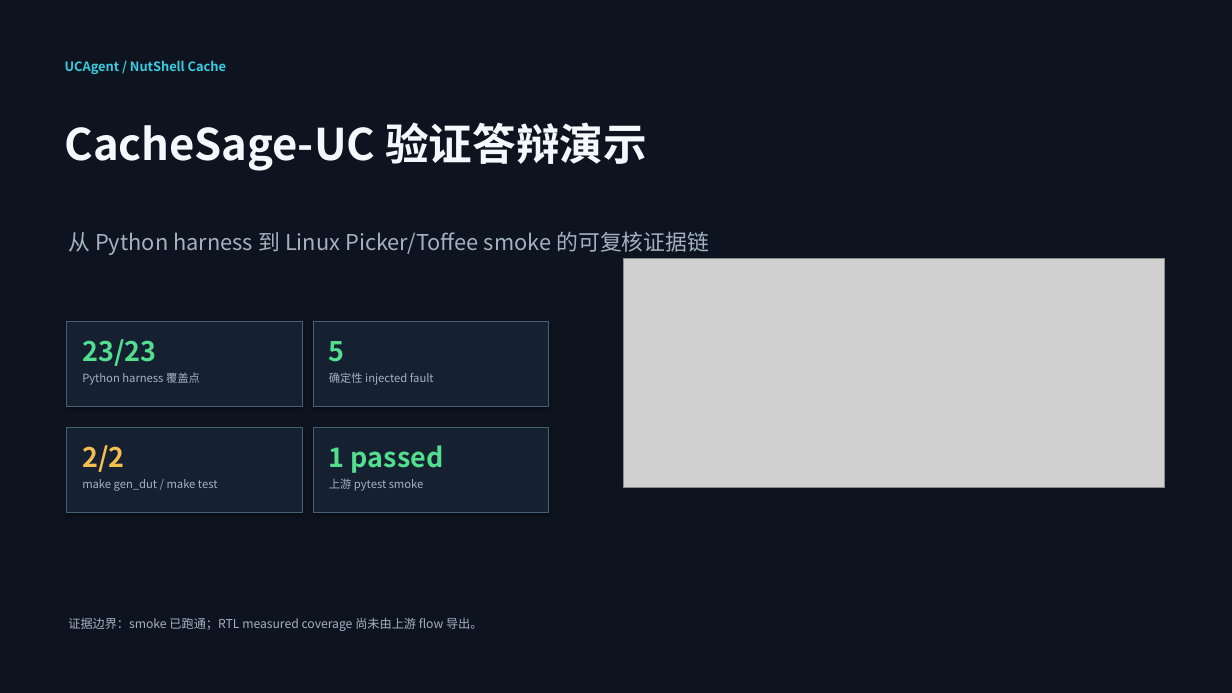
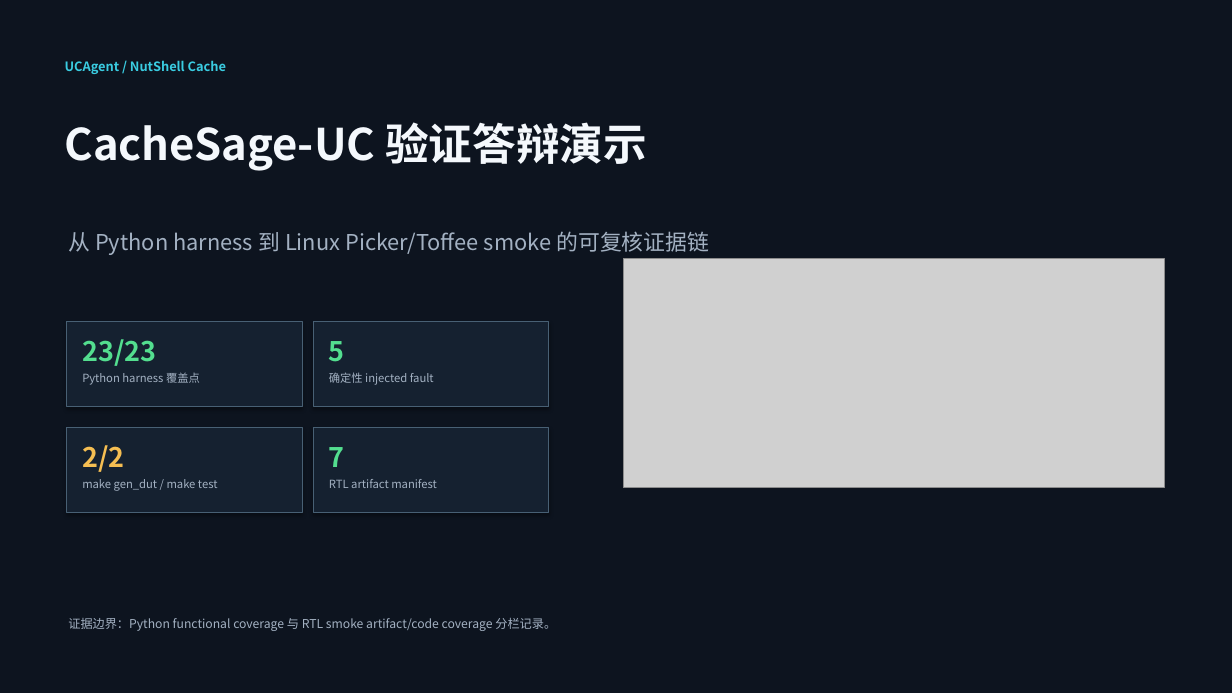
Before and after one commit to python123-ops/CacheSage-UC-NutShell-Cache-AI-HIL-, a slide deck: slide 1 of reports/CacheSage-UC-defense-demo.pptx. Drawn at 1232x693 pixels with LibreOffice and Linux fonts; fonts in the diff are those of the drawing; grey boxes stand for pictures. Boxes give left, top, right and bottom in pixels: in the first picture for what was removed or moved away, otherwise in the second. Text is boxed around its words. In the diff, an @@ line names an element or a change of style, - is before the commit and + after.

Commit message:
docs: add rtl smoke artifact coverage evidence

```diff
--- a/reports/CacheSage-UC-defense-demo.pptx
+++ b/reports/CacheSage-UC-defense-demo.pptx
@@ text at bbox=[329, 447, 345, 467]: text changed @@
-1 passed
+7
@@ text at bbox=[329, 479, 437, 488]: text changed @@
-上游 pytest smoke
+RTL artifact manifest
@@ text at bbox=[68, 618, 556, 631]: text changed @@
-证据边界：smoke 已跑通；RTL measured coverage 尚未由上游 flow 导出。
+证据边界：Python functional coverage 与 RTL smoke artifact/code coverage 分栏记录。
```
Also in this commit, not shown: 3 other slides changed, 19 other files.
